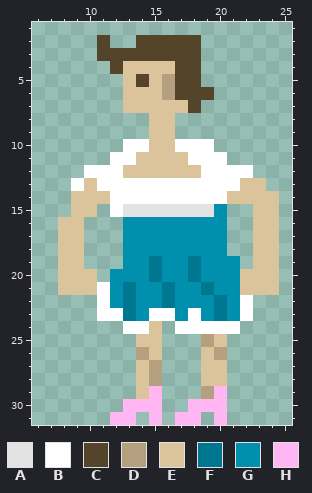
Two versions of one pixel-art sprite, src/assets/characters/jonas/profile.png. The first picture shows the starting point.
The file is 32x32 pixels. Colours within 5 levels of each other are drawn and written as one. Shown: x 6..25, y 1..31.
Palette (. is transparent): A #e3e3e3  B #ffffff  C #54442a  D #b4a07e  E #dbc39b  F #007790  G #0090ae  H #ffb6f3
Pixels before, first column x 8:
 2 ...C..CCCCC......
 3 ...CCCCCCCC......
 4 ....CEEEECC......
 5 .....ECEDCC......
 6 .....EEEDCCC.....
 7 .....EEEEEC......
 8 .......EE........
 9 .......EE........
10 .....BBEEBBB.....
11 ....BBEEEEBBB....
12 ..BBBEEEEEEBBBB..
13 .BEBBBBBBBBBBBEE.
14 .EEEBBBBBBBBBEEEE
15 .EE.BAAAAAAAG..EE
16 EE...GGGGGGGG..EE
17 EE...GGGGGGGG..EE
18 EE...GGGGGGGG..EE
19 EE...GGFGGFGGG.EE
20 EEE.GGGFGGFGGGEEE
21 EEEBGFGGFGGFGGEEE
22 ...BGFGGFGGGFGB..
23 ...BBFGBBGBGFGB..
24 .....BBE.BBBBB...
25 ......EE...DE....
26 ......DE...ED....
27 ......ED...EE....
28 ......ED...EE....
29 ......EH...DH....
30 .....HHH..HHH....
31 ....HH.H.HH.H....
After the commit:
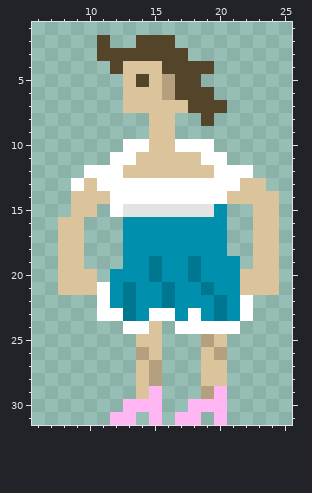
Commit message: Second version of jonas pixel art
Difference:
There is now colour C in row 4 at x 19; in row 7 at x 19 to 20; in row 8 at x 19.
The edit turns colour E into colour C in row 4 at x 16.
The edit turns colour B into colour E in row 11 at x 18; in row 12 at x 19.
The author cleared colour C in row 2 at x 17 to 18; in row 3 at x 18.
Changed places in both pictures, as pixel boxes (x1, y1, x2, y2):
changed: (162, 35, 227, 178)
